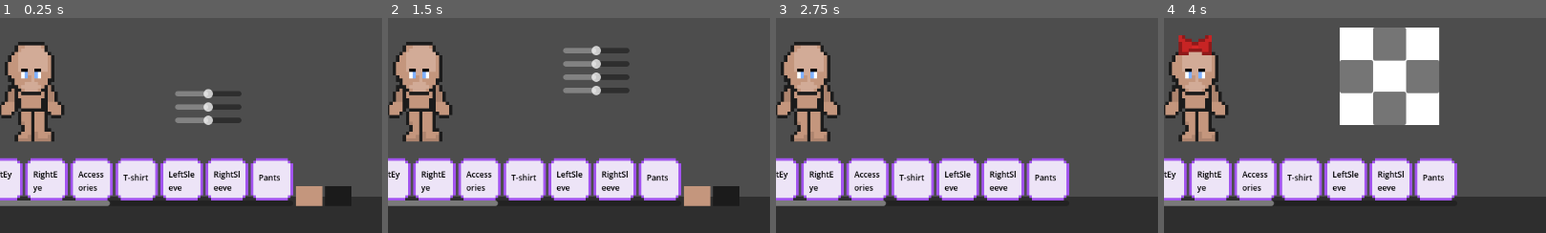
Above: before the commit, frames 1-4 (left to right).
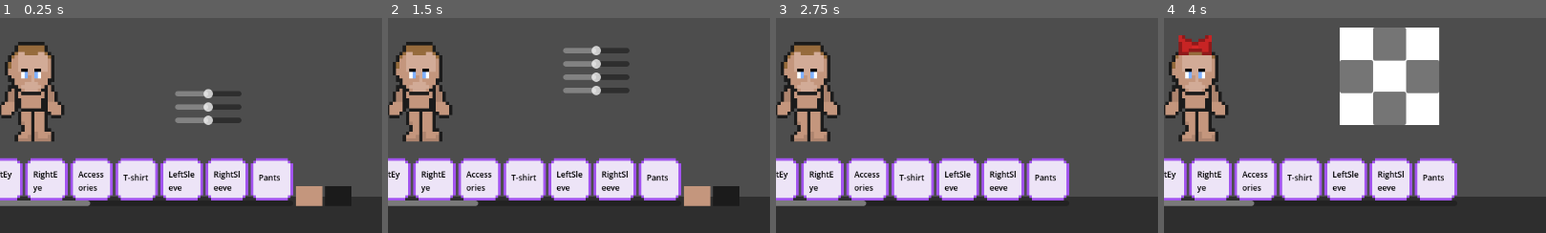
Above: after the commit, the same moments.

Repository: p1petto/CharacterMakerNew
Game: Godot game, scene res://Scenes/maker.tscn
Same seed, same stepped clock (60 frames per second), same inputs: the game is played once before the commit and once after it.
Inputs (mouse positions are % of the whole screen's width and height, from its top left):
- Up to frame 1 (0.25 s): no input
- Up to frame 2 (1.5 s): click "Body" at 0.5 s; click "Head" at 1.25 s
- Up to frame 3 (2.75 s): click "Accessories" at 2 s
- Up to frame 4 (4 s): click (15, 82) at 2.75 s; click (97, 5) at 3.5 s
The pictures show only the part of the screen within x 46-96%, y 32-82%; the shares and areas given below are measured in that part.

The runs differ from the first frame. In frame 1, 0.5% of the frame differs, in the area x 2-29%, y 12-88%; in frame 2, 0.5%; in frame 3, 0.5%; in frame 4, 0.3%.

Commit message:
added: Прическа, тип - челка

Diff:
--- /dev/null
+++ b/Resources/CatalogItems/Clothes/StaticClothes/Skirt1.tres
@@ -0,0 +1,10 @@
+[gd_resource type="Resource" script_class="CatalogItem" load_steps=3 format=3 uid="uid://sigi1wivmfxd"]
+
+[ext_resource type="Script" path="res://Scripts/CatalogItemResource.gd" id="1_6ytnf"]
+[ext_resource type="Resource" uid="uid://cg0sha23o3bcm" path="res://Resources/Clothes/Skirt/Skirt1.tres" id="2_jprn8"]
+
+[resource]
+script = ExtResource("1_6ytnf")
+item_type = "Static_Clothing"
+item_class = "Body"
+static_clothing = ExtResource("2_jprn8")
--- /dev/null
+++ b/Resources/CatalogItems/Hair/Crown/Crown1.tres
@@ -0,0 +1,10 @@
+[gd_resource type="Resource" script_class="CatalogItem" load_steps=3 format=3 uid="uid://ci3dl6yfnqf4x"]
+
+[ext_resource type="Resource" uid="uid://b514ekxke62dr" path="res://Resources/Hair/Crown/1/Crown.tres" id="1_y11rq"]
+[ext_resource type="Script" path="res://Scripts/CatalogItemResource.gd" id="2_hfwoi"]
+
+[resource]
+script = ExtResource("2_hfwoi")
+item_type = "Hair"
+item_class = "Head"
+hair = ExtResource("1_y11rq")
--- /dev/null
+++ b/Resources/Hair/Crown/1/Crown.tres
@@ -0,0 +1,14 @@
+[gd_resource type="Resource" script_class="HairResource" load_steps=3 format=3 uid="uid://b514ekxke62dr"]
+
+[ext_resource type="Script" path="res://Scripts/Hair/resource_hair.gd" id="1_6afh5"]
+[ext_resource type="SpriteFrames" uid="uid://dg6f4p2mlp0b4" path="res://Resources/Hair/Crown/1/crown_sprite_frames.tres" id="2_x5wxx"]
+
+[resource]
+script = ExtResource("1_6afh5")
+sprite_frames = ExtResource("2_x5wxx")
+pos_down = Vector2(6, 0)
+pos_right = Vector2(14, 3)
+pos_top = Vector2(7, 3)
+pos_left = Vector2(0, 3)
+initial_color = Color(0.588235, 0.419608, 0.235294, 1)
+hair_type = "Crown"
--- /dev/null
+++ b/Resources/Hair/Crown/1/crown_sprite_frames.tres
@@ -0,0 +1,56 @@
+[gd_resource type="SpriteFrames" load_steps=8 format=3 uid="uid://dg6f4p2mlp0b4"]
+
+[ext_resource type="Texture2D" uid="uid://cqv0pgdn780s7" path="res://Assets/Character/Hair/Crown/1/crown-down.png" id="1_ycxlw"]
+[ext_resource type="Texture2D" uid="uid://d3sfbfmvv6ada" path="res://Assets/Character/Hair/Crown/1/crown-horizontal.png" id="2_k2qi2"]
+[ext_resource type="Texture2D" uid="uid://bknjbv2vdxc3m" path="res://Assets/Character/Hair/Crown/1/crown-top.png" id="3_itgbb"]
+
+[sub_resource type="AtlasTexture" id="AtlasTexture_vs4et"]
+atlas = ExtResource("1_ycxlw")
+region = Rect2(0, 0, 32, 16)
+
+[sub_resource type="AtlasTexture" id="AtlasTexture_fo82e"]
+atlas = ExtResource("2_k2qi2")
+region = Rect2(0, 0, 64, 32)
+
+[sub_resource type="AtlasTexture" id="AtlasTexture_6d88p"]
+atlas = ExtResource("2_k2qi2")
+region = Rect2(0, 0, 64, 32)
+
+[sub_resource type="AtlasTexture" id="AtlasTexture_fhc5v"]
+atlas = ExtResource("3_itgbb")
+region = Rect2(0, 0, 32, 16)
+
+[resource]
+animations = [{
+"frames": [{
+"duration": 1.0,
+"texture": SubResource("AtlasTexture_vs4et")
+}],
+"loop": true,
+"name": &"down",
+"speed": 5.0
+}, {
+"frames": [{
+"duration": 1.0,
+"texture": SubResource("AtlasTexture_fo82e")
+}],
+"loop": true,
+"name": &"left",
+"speed": 5.0
+}, {
+"frames": [{
+"duration": 1.0,
+"texture": SubResource("AtlasTexture_6d88p")
+}],
+"loop": true,
+"name": &"right",
+"speed": 5.0
+}, {
+"frames": [{
+"duration": 1.0,
+"texture": SubResource("AtlasTexture_fhc5v")
+}],
+"loop": true,
+"name": &"top",
+"speed": 5.0
+}]
--- a/Scenes/color_picker_button_container.gd
+++ b/Scenes/color_picker_button_container.gd
@@ -50,7 +50,11 @@
 		line_color_picker_container._create_and_assign_color_picker_static_clothes(character_element)
 		character_element.color_picker_button = color_picker_button
 		color_scheme_controller.clothes_buttons.append(color_picker_button)
-
+	elif  child.is_in_group("HairTab"):
+		match child.name:
+			"Crown":
+				character_element = character.head.polygon2d.get_node("Crown")
+				character_element.color_picker_button = color_picker_button
 	else:
 		character_element = character.find_child(child.name, true, false)
 		character_element.color_picker_button = color_picker_button
--- /dev/null
+++ b/Scenes/hair.tscn
@@ -0,0 +1,18 @@
+[gd_scene load_steps=4 format=3 uid="uid://4cmfiyg1fw2v"]
+
+[ext_resource type="Script" path="res://Scripts/Hair/hair.gd" id="1_tvx1q"]
+[ext_resource type="Resource" uid="uid://b514ekxke62dr" path="res://Resources/Hair/Crown/1/Crown.tres" id="2_b7bp6"]
+
+[sub_resource type="SpriteFrames" id="SpriteFrames_0wcf5"]
+animations = [{
+"frames": [],
+"loop": true,
+"name": &"down",
+"speed": 5.0
+}]
+
+[node name="Hair" type="AnimatedSprite2D" groups=["Hair"]]
+sprite_frames = SubResource("SpriteFrames_0wcf5")
+animation = &"down"
+script = ExtResource("1_tvx1q")
+hair_resource = ExtResource("2_b7bp6")
--- a/Scenes/maker.tscn
+++ b/Scenes/maker.tscn
@@ -16,7 +16,6 @@
 [ext_resource type="Resource" uid="uid://0xs0hm7qike0" path="res://Resources/CatalogItems/ConditionallyDynamicPart/Legs/Left Leg/LeftLeg.tres" id="10_1t4ok"]
 [ext_resource type="Resource" uid="uid://b121ijuxw03s3" path="res://Resources/CatalogItems/ConditionallyDynamicPart/Legs/Right Leg/RightLeg.tres" id="11_lknkn"]
 [ext_resource type="Resource" uid="uid://cl0ajdt5ypwmh" path="res://Resources/CatalogItems/DynamicPart/Body/Body.tres" id="11_wp1wm"]
-[ext_resource type="Resource" uid="uid://cg0sha23o3bcm" path="res://Resources/Clothes/Skirt/Skirt1.tres" id="12_lmhk2"]
 [ext_resource type="Resource" uid="uid://danlbkb3wqnt4" path="res://Resources/CatalogItems/StaticElement/Eyes/Eye1/LeftEye/LeftEye.tres" id="14_7nups"]
 [ext_resource type="Script" path="res://Scripts/StaticElements/resource_static_element.gd" id="15_1qk7a"]
 [ext_resource type="Resource" uid="uid://xb00p14w71s4" path="res://Resources/CatalogItems/StaticElement/Eyes/Eye1/RightEye/RightEye.tres" id="17_nc5m7"]
@@ -48,8 +47,11 @@
 [ext_resource type="Resource" uid="uid://vqi2uhou85nc" path="res://Resources/CatalogItems/Clothes/DynamicClothes/Footwear/FootwearLeft1.tres" id="40_cy13n"]
 [ext_resource type="Script" path="res://Scripts/UI/color_scheme_controller.gd" id="41_nvgda"]
 [ext_resource type="Resource" uid="uid://ck7tydxcgip1h" path="res://Resources/CatalogItems/Clothes/DynamicClothes/Footwear/FootwearRight1.tres" id="41_sr111"]
+[ext_resource type="Resource" uid="uid://sigi1wivmfxd" path="res://Resources/CatalogItems/Clothes/StaticClothes/Skirt1.tres" id="42_2ndwj"]
 [ext_resource type="Script" path="res://Scripts/UI/color_scheme_check_boxes.gd" id="42_7jrcx"]
 [ext_resource type="PackedScene" uid="uid://ce7rp68ov1aw6" path="res://Scenes/UI/color_scheme_check_button.tscn" id="42_axf45"]
+[ext_resource type="Script" path="res://Scripts/Hair/resource_hair.gd" id="43_67rl8"]
+[ext_resource type="Resource" uid="uid://ci3dl6yfnqf4x" path="res://Resources/CatalogItems/Hair/Crown/Crown1.tres" id="44_4vvcd"]
 [ext_resource type="Script" path="res://Scripts/UI/color_picker_button_container_border.gd" id="45_5q11q"]
 
 [sub_resource type="ViewportTexture" id="ViewportTexture_1urqw"]
@@ -70,7 +72,7 @@
 
 [sub_resource type="Resource" id="Resource_8gcpa"]
 script = ExtResource("5_sbt4v")
-item_type = "Static"
+item_type = null
 item_class = "LeftEye"
 static_element = SubResource("Resource_c2ivy")
 
@@ -89,7 +91,7 @@
 
 [sub_resource type="Resource" id="Resource_67v72"]
 script = ExtResource("5_sbt4v")
-item_type = "Static"
+item_type = null
 item_class = "RightEye"
 static_element = SubResource("Resource_87sjp")
 
@@ -108,7 +110,7 @@
 [sub_resource type="Resource" id="Resource_d100m"]
 script = ExtResource("5_sbt4v")
 item_type = "Clothes"
-item_class = "Body"
+item_class = null
 clothes = SubResource("Resource_7i7yf")
 
 [sub_resource type="Resource" id="Resource_7a0hw"]
@@ -158,7 +160,7 @@
 [sub_resource type="Resource" id="Resource_rr2v3"]
 script = ExtResource("5_sbt4v")
 item_type = "Clothes"
-item_class = "Body"
+item_class = null
 clothes = ExtResource("28_h8v44")
 
 [sub_resource type="Resource" id="Resource_em6g8"]
@@ -249,11 +251,20 @@
 item_class = "RightLeg"
 dynamic_clothes = SubResource("Resource_kpkwv")
 
-[sub_resource type="Resource" id="Resource_aeajo"]
-script = ExtResource("5_sbt4v")
-item_type = "Static_Clothing"
-item_class = "Body"
-static_clothing = ExtResource("12_lmhk2")
+[sub_resource type="Resource" id="Resource_iti00"]
+script = ExtResource("43_67rl8")
+pos_down = Vector2(0, 0)
+pos_right = Vector2(0, 0)
+pos_top = Vector2(0, 0)
+pos_left = Vector2(0, 0)
+initial_color = Color(1, 1, 1, 1)
+hair_type = "Crown"
+
+[sub_resource type="Resource" id="Resource_agawi"]
+script = ExtResource("5_sbt4v")
+item_type = "Hair"
+item_class = "Head"
+hair = SubResource("Resource_iti00")
 
 [node name="Maker" type="Node2D"]
 texture_filter = 1
@@ -493,7 +504,12 @@
 [node name="Skirt" parent="UI/Catalog/CatalogContainer" groups=["StaticClothesTab"] instance=ExtResource("4_kavcm")]
 visible = false
 layout_mode = 2
-catalog_items = Array[ExtResource("5_sbt4v")]([SubResource("Resource_aeajo")])
+catalog_items = Array[ExtResource("5_sbt4v")]([ExtResource("42_2ndwj")])
+
+[node name="Crown" parent="UI/Catalog/CatalogContainer" groups=["HairTab"] instance=ExtResource("4_kavcm")]
+visible = false
+layout_mode = 2
+catalog_items = Array[ExtResource("5_sbt4v")]([SubResource("Resource_agawi"), ExtResource("44_4vvcd")])
 
 [node name="ColorSettings" parent="UI/Catalog/CatalogContainer" groups=["SettingsTab"] instance=ExtResource("4_kavcm")]
 visible = false
--- a/Scripts/CatalogItemResource.gd
+++ b/Scripts/CatalogItemResource.gd
@@ -2,13 +2,14 @@
 
 class_name CatalogItem
 
-@export_enum("Dynamic", "Conditionally_dynamic", "Static", "Accessories", "Dynamic_clothes", "Clothes", "Static_Clothing")
+@export_enum("Dynamic", "Conditionally_dynamic", "Static", "Accessories", "Dynamic_clothes", "Clothes", "Static_Clothing", "Hair")
 var item_type: String = "Static"
 
 @export_enum("Body", "Head", "LeftLeg", "RightLeg", "LeftArm", "RightArm", "LeftEye", "RightEye", "Accessories")
 var item_class: String = "Body"
 
 @export var icon: CompressedTexture2D
+
 @export var dynamic_part: Dynamic
 @export var conditionally_dynamic_part: ConditionallyDynamic
 @export var static_element: Static
@@ -16,6 +17,7 @@
 @export var dynamic_clothes: DynamicClothes
 @export var clothes: Clothes
 @export var static_clothing: StaticClothing
+@export var hair: HairResource
 
 # Called when the node enters the scene tree for the first time.
 func _ready() -> void:
--- /dev/null
+++ b/Scripts/Hair/hair.gd
@@ -0,0 +1,55 @@
+extends AnimatedSprite2D
+
+class_name Hair
+
+@export var hair_resource: HairResource
+
+var color_picker_button
+var cur_color
+var initial_color
+
+func _ready() -> void:
+	call_deferred("_connect_color_changed_signal")
+	call_deferred("_connect_color")
+	initialize()
+
+
+# Called every frame. 'delta' is the elapsed time since the previous frame.
+func _process(delta: float) -> void:
+	pass
+
+func initialize():
+	sprite_frames = hair_resource.sprite_frames
+	change_direction()
+
+
+
+func change_direction():
+	animation = Global.current_dir
+	match Global.current_dir:
+		"down":
+			position = hair_resource.pos_down
+		"right":
+			position = hair_resource.pos_right
+		"top":
+			position = hair_resource.pos_top
+		"left":
+			position = hair_resource.pos_left
+
+func _connect_color_changed_signal():
+	color_picker_button.color_changed.connect(_on_color_changed)
+
+func _connect_color():
+	cur_color = hair_resource.initial_color
+	color_picker_button._on_color_picker_color_changed(cur_color)
+	color_picker_button.color_picker.color = cur_color
+	initial_color = cur_color
+	set_start_color()
+
+func set_start_color() -> void:
+	cur_color = initial_color
+	_on_color_changed(initial_color)
+
+func _on_color_changed(new_color: Color) -> void:
+	cur_color = new_color
+	self_modulate = cur_color
--- /dev/null
+++ b/Scripts/Hair/resource_hair.gd
@@ -0,0 +1,14 @@
+extends Resource
+
+class_name HairResource
+
+@export var sprite_frames: SpriteFrames
+
+@export var pos_down: Vector2
+@export var pos_right: Vector2
+@export var pos_top: Vector2
+@export var pos_left: Vector2
+@export var initial_color: Color = Color(1, 1, 1)
+
+@export_enum("Crown")
+var hair_type: String = "Crown"
--- a/Scripts/UI/animation_controller.gd
+++ b/Scripts/UI/animation_controller.gd
@@ -85,7 +85,7 @@
 
 				character.cur_frame = frame_index
 
-		elif child.is_in_group("StaticClothes"):
+		elif child.is_in_group("StaticClothes") and child.resource_clothing:
 			var anchor_node = character
 			if child.resource_clothing.anchor_node:
 				anchor_node = anchor_node.get_node(child.resource_clothing.anchor_node)
--- a/Scripts/UI/catalog_list.gd
+++ b/Scripts/UI/catalog_list.gd
@@ -53,6 +53,8 @@
 		"Static_Clothing":
 			_handle_static_clothes_item(slot_index, item_class)
 
+		"Hair":
+			_handle_hair_item(slot_index, item_class)
 
 
 func _handle_dynamic_item(slot_index, item_class):
@@ -167,3 +169,12 @@
 	var current_node = parent_node.get_node(catalog_items[slot_index].static_clothing.name_clothing)
 	current_node.resource_clothing = resource_part
 	current_node.initialize()
+
+func _handle_hair_item(slot_index, item_class):
+	var resource_part = catalog_items[slot_index].hair
+	var target_node
+	match resource_part.hair_type:
+		"Crown":
+			target_node = character.head.polygon2d.get_node("Crown")
+			target_node.hair_resource = resource_part
+			target_node.initialize()
--- a/Scripts/character.gd
+++ b/Scripts/character.gd
@@ -47,6 +47,12 @@
 	body.polygon2d.add_child(clothes_plants_instance)
 
 
+	var hair_scene = preload("res://Scenes/hair.tscn")
+	var hair_instance = hair_scene.instantiate()
+	hair_instance.name = "Crown"
+	head.polygon2d.add_child(hair_instance)
+
+
 func _process(delta: float) -> void:
 	pass
 
@@ -61,7 +67,7 @@
 			child.setup_polygon(Global.current_dir)
 		elif child.is_in_group("ConditionallyDynamic"):
 			child.change_direction(Global.current_dir)
-		elif child.is_in_group("StaticClothes"):
+		elif child.is_in_group("StaticClothes") and child.resource_clothing:
 			child.change_direction()
 	for child in head_static_elements.get_children():
 		if child.is_in_group("Static"):
@@ -71,3 +77,7 @@
 			child.change_direction(Global.current_dir)
 	for child in head.get_node("Accessories").get_children():
 		child.change_direction(Global.current_dir)
+
+	var crown = head.polygon2d.get_node("Crown")
+	if crown.hair_resource:
+		crown.change_direction()
--- a/project.godot
+++ b/project.godot
@@ -42,6 +42,8 @@
 DynamicClothes=""
 StaticClothes=""
 StaticClothesTab=""
+HairTab=""
+Hair=""
 
 [rendering]
 
Binary file added: Assets/Character/Hair/Crown/1/crown-down.png
Not shown, added: Assets/Character/Hair/Crown/1/crown-down.png.import
Binary file added: Assets/Character/Hair/Crown/1/crown-horizontal.png
Not shown, added: Assets/Character/Hair/Crown/1/crown-horizontal.png.import
Binary file added: Assets/Character/Hair/Crown/1/crown-top.png
Not shown, added: Assets/Character/Hair/Crown/1/crown-top.png.import
Not shown: 1 places in Scenes/maker.tscn that only renumber resources
Binary file changed: screenshot.png
